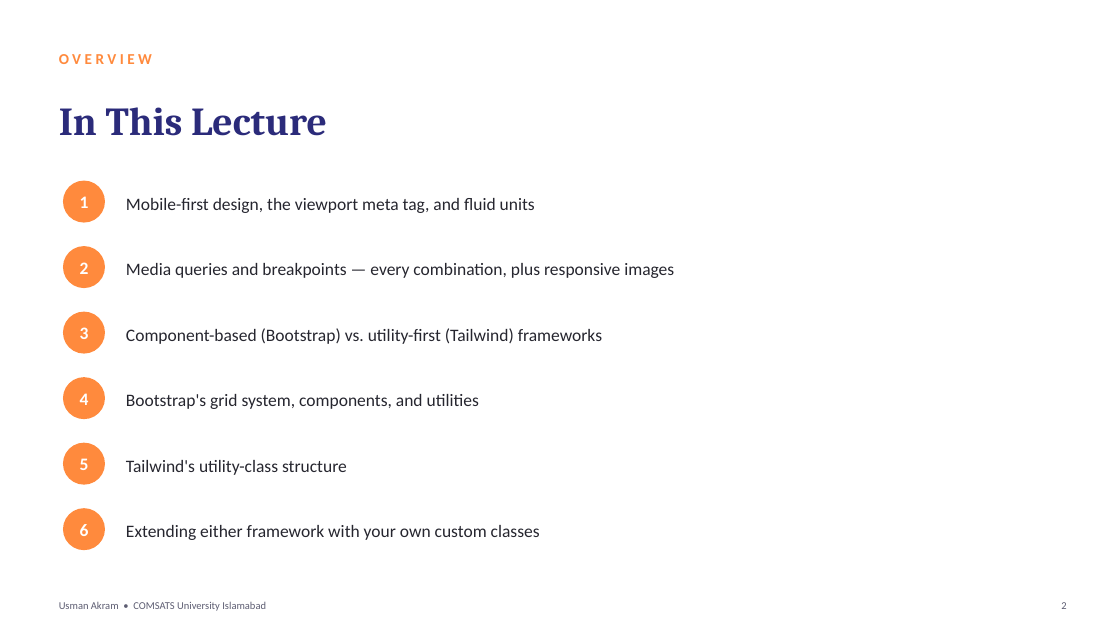
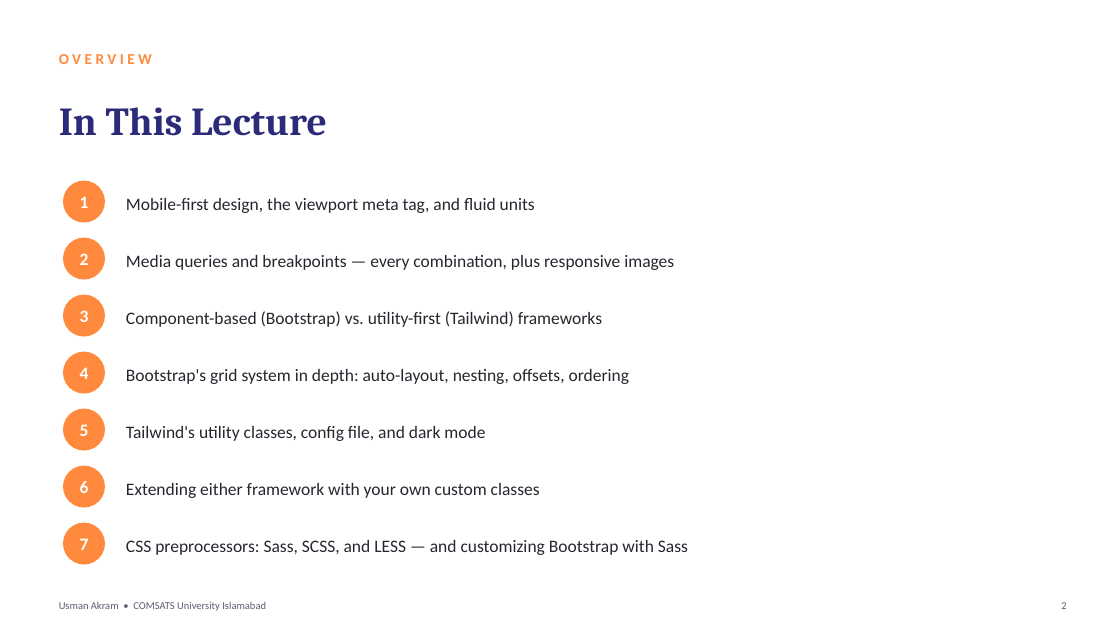
Before and after one commit to mua22/mern-web-book, a slide deck: slide 2 of slides/CSC336-Lecture-10-Responsive-Design-and-Frameworks.pptx. Drawn at 1120x630 pixels with LibreOffice and Linux fonts; fonts in the diff are those of the drawing. Boxes give left, top, right and bottom in pixels: in the first picture for what was removed or moved away, otherwise in the second. Text is boxed around its words. In the diff, an @@ line names an element or a change of style, - is before the commit and + after.

```diff
--- a/slides/CSC336-Lecture-10-Responsive-Design-and-Frameworks.pptx
+++ b/slides/CSC336-Lecture-10-Responsive-Design-and-Frameworks.pptx
@@ 2 texts, 1 ellipse: place and size @@
-2 texts, 1 ellipse at (63, 246, 674, 288)
+2 texts, 1 ellipse at (63, 238, 674, 280)
@@ 2 texts, 1 ellipse: place and size @@
-2 texts, 1 ellipse at (63, 312, 602, 354)
+2 texts, 1 ellipse at (63, 295, 602, 337)
@@ text "4": place and size @@
-text "4" at (80, 393, 89, 405)
+text "4" at (80, 367, 89, 379)
@@ ellipse: place and size @@
-ellipse at (63, 377, 105, 419)
+ellipse at (63, 352, 105, 394)
@@ text at (126, 369, 629, 384): text changed @@
-Bootstrap's grid system, components, and utilities
+Bootstrap's grid system in depth: auto-layout, nesting, offsets, ordering
@@ text "5": place and size @@
-text "5" at (80, 458, 89, 470)
+text "5" at (80, 424, 89, 436)
@@ ellipse: place and size @@
-ellipse at (63, 443, 105, 485)
+ellipse at (63, 408, 105, 450)
@@ text at (126, 426, 485, 441): text changed @@
-Tailwind's utility-class structure
+Tailwind's utility classes, config file, and dark mode
@@ 2 texts, 1 ellipse: place and size @@
-2 texts, 1 ellipse at (63, 508, 540, 550)
+2 texts, 1 ellipse at (63, 465, 540, 507)
@@ ellipse added at (63, 523, 105, 565), fill #FF8A3D @@
@@ text added at (80, 538, 89, 550), 15 pt, text #FFFFFF, bold @@
+7
@@ text added at (126, 540, 688, 555), 15 pt, text #26262F @@
+CSS preprocessors: Sass, SCSS, and LESS — and customizing Bootstrap with Sass
```
Also in this commit, not shown: 13 other slides changed, 15 slides added, 3 other files.
